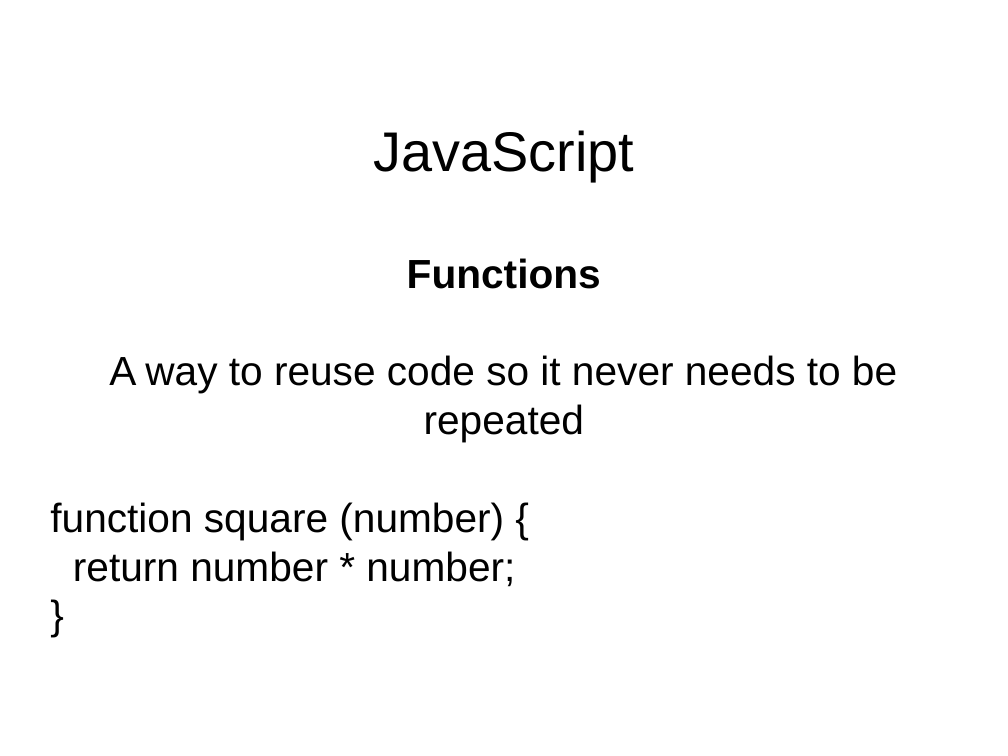
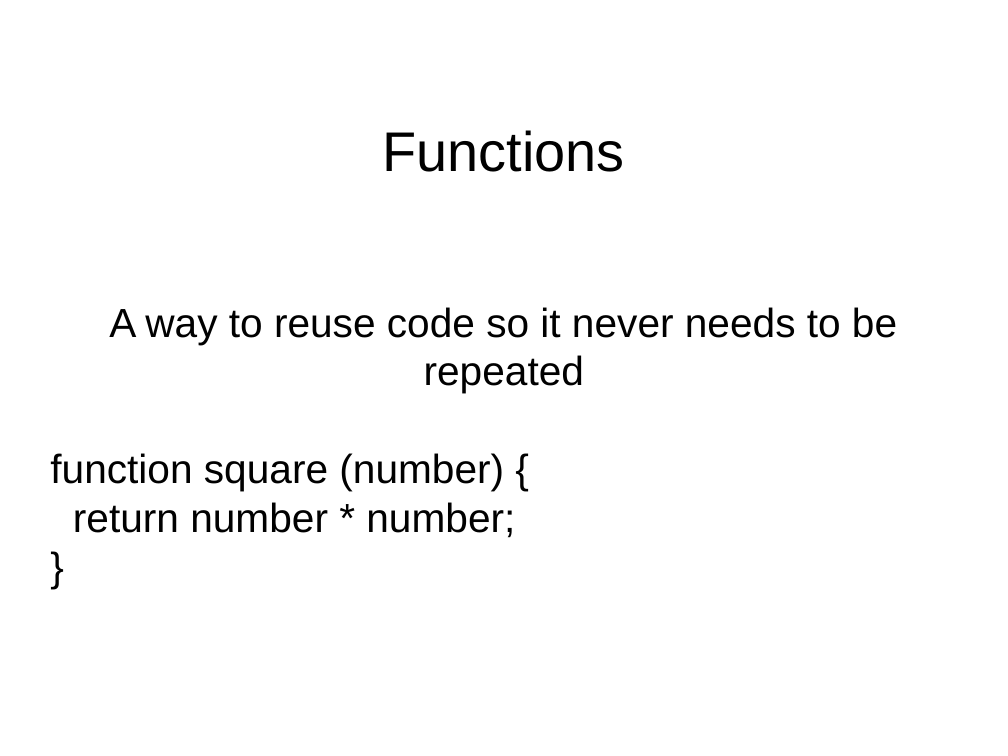
Before and after one commit to bark4mark/learning-programming, a slide deck: slide 13 of slides/Day 1.odp (slide 10 before the commit). Drawn at 1008x756 pixels with LibreOffice and Linux fonts; fonts in the diff are those of the drawing; background and template pictures are left out. Boxes give left, top, right and bottom in pixels: in the first picture for what was removed or moved away, otherwise in the second. Text is boxed around its words. In the diff, an @@ line names an element or a change of style, - is before the commit and + after.

Commit message:
Working on slides

```diff
--- a/slides/Day 1.odp
+++ b/slides/Day 1.odp
@@ title at (383, 130, 625, 172): text changed @@
-JavaScript
+Functions
@@ subtitle at (407, 258, 601, 289): paragraph removed @@
-Functions
```
Also in this commit, not shown: 3 other slides changed, 10 slides added, 1 other file.
